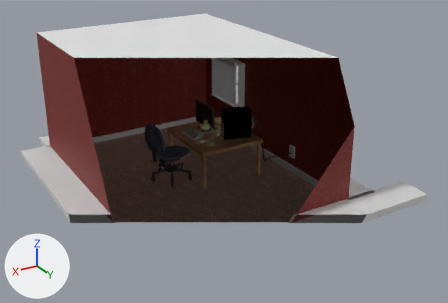
Renders of the Blender file render/scene.blend from each side of a commit.
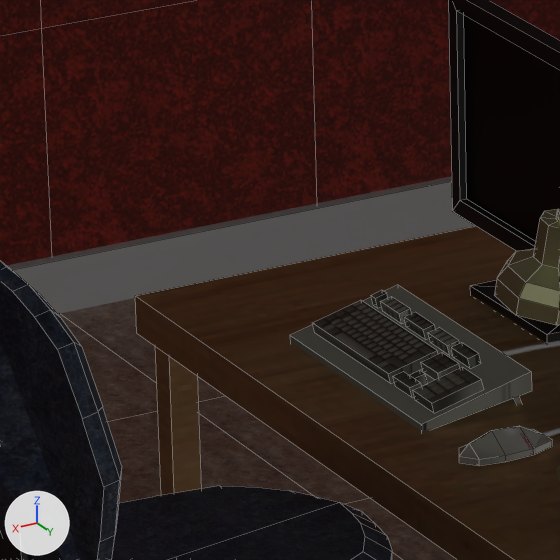
Each version is shown whole from a 50 mm lens placed at (17.75, 30.82, 16.41), pointed at (0.17, 1.53, 1.76), then close up on the part from 34% to 46% of the width and 33% to 50% of the height. Every picture has the same lights, and +X, +Y and +Z are marked at lower left. The close-ups show mesh edges as thin lines. Everything nearer to the camera than a plane just in front of the edit is cut away.

The first close-up shows 'Back', 'Basseboard.003', 'Carpet.009', 'Cylinder.003', 'Keyboard', 'Mouse', 'Plane.057', 'Screen', 'Seat', 'Table'.
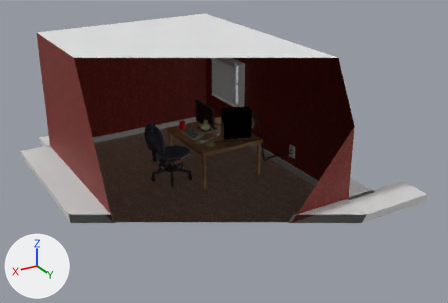
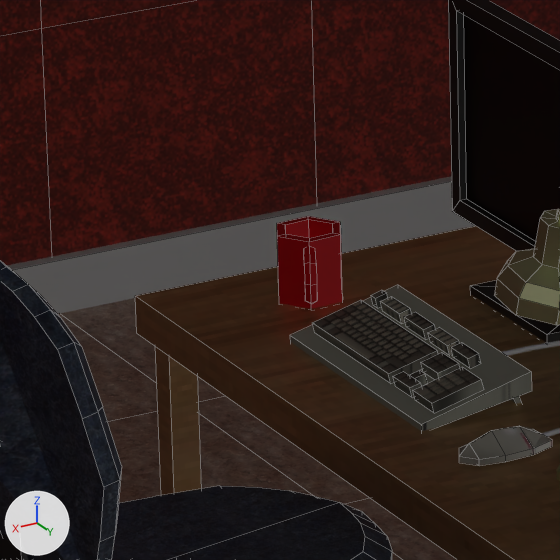
Where the change shows, as pixel boxes [x1, y1, x2, y2] in the close-ups (560 x 560 px):
'Cup', added (red): after [277, 216, 343, 309]

What the commit changed:
Material 'Mug' (mat_mug) is new.
Its base color is (0.8, 0.0, 0.0091) (red #e70018).
Mesh me_cylinder_002 is new.
It has 54 vertices, 44 faces and spans x -0.87..0.87, y -1.0..1.69, z -1.0..1.0.
It uses material mat_mug (red #e70018).
Object 'Cup' (ob_cup) is new; it shows me_cylinder_002.
Its location is (1.191, -1.837, 2.568).
Its rotation in degrees is (0, 0, -27).
Its scale is (0.211, 0.211, 0.211).
